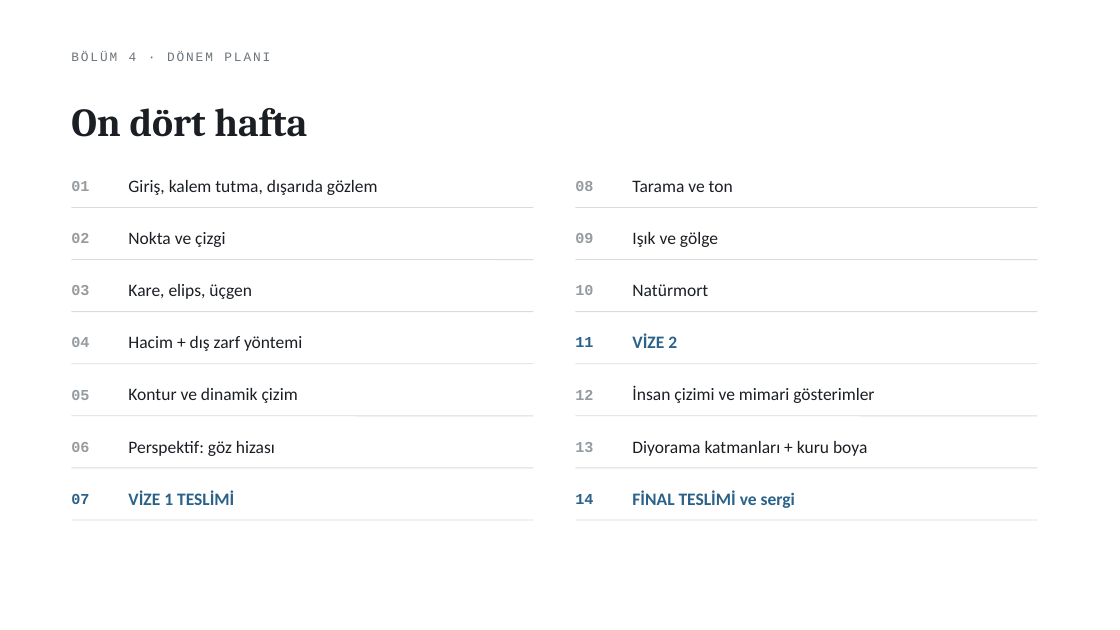
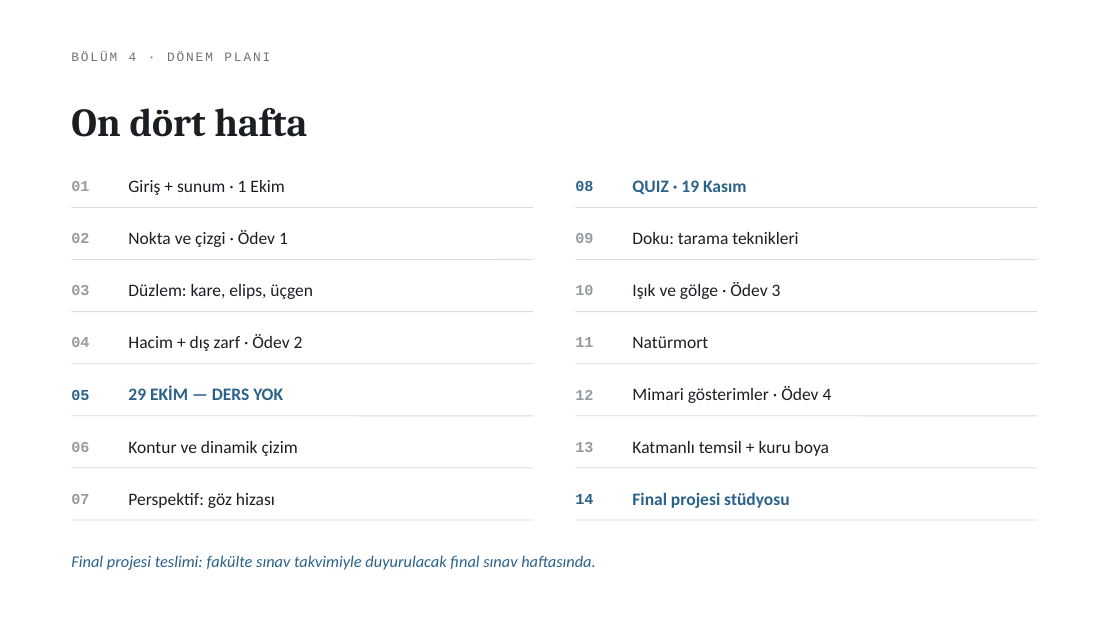
Before and after one commit to bunal91/sanat-ve-mekan, a slide deck: slide 24 of ders/serbest-cizim-teknikleri/02-1hafta-sunum.pptx. Drawn at 1120x630 pixels with LibreOffice and Linux fonts; fonts in the diff are those of the drawing. Boxes give left, top, right and bottom in pixels: in the first picture for what was removed or moved away, otherwise in the second. Text is boxed around its words. In the diff, an @@ line names an element or a change of style, - is before the commit and + after.

```diff
--- a/ders/serbest-cizim-teknikleri/02-1hafta-sunum.pptx
+++ b/ders/serbest-cizim-teknikleri/02-1hafta-sunum.pptx
@@ text "08" at (x1=575, y1=181, x2=593, y2=191): text colour #959B9F to #2A6289 @@
@@ text at (x1=128, y1=180, x2=284, y2=195): text changed @@
-Giriş, kalem tutma, dışarıda gözlem
+Giriş + sunum · 1 Ekim
@@ text at (x1=632, y1=180, x2=746, y2=195): text changed; text colour #1B1F24 to #2A6289; bold on @@
-Tarama ve ton
+QUIZ · 19 Kasım
@@ text at (x1=128, y1=230, x2=288, y2=247): text changed @@
-Nokta ve çizgi
+Nokta ve çizgi · Ödev 1
@@ text at (x1=632, y1=232, x2=798, y2=244): text changed @@
-Işık ve gölge
+Doku: tarama teknikleri
@@ text at (x1=128, y1=284, x2=313, y2=299): text changed @@
-Kare, elips, üçgen
+Düzlem: kare, elips, üçgen
@@ text added at (x1=632, y1=282, x2=781, y2=299), 15 pt, text #1B1F24 @@
+Işık ve gölge · Ödev 3
@@ text "11" at (x1=575, y1=337, x2=593, y2=347): text colour #2A6289 to #959B9F @@
@@ text at (x1=128, y1=334, x2=303, y2=351): text changed @@
-Hacim + dış zarf yöntemi
+Hacim + dış zarf · Ödev 2
@@ text removed at (x1=632, y1=334, x2=677, y2=348) @@
-VİZE 2
@@ text "05" at (x1=71, y1=390, x2=89, y2=400): text colour #959B9F to #2A6289 @@
@@ text added at (x1=128, y1=386, x2=283, y2=400), 15 pt, text #2A6289, bold @@
+29 EKİM — DERS YOK
@@ text at (x1=632, y1=386, x2=832, y2=403): text changed @@
-İnsan çizimi ve mimari gösterimler
+Mimari gösterimler · Ödev 4
@@ 3 texts moved together from (x1=128, y1=284, x2=708, y2=456) to (x1=128, y1=336, x2=708, y2=508) @@
@@ text at (x1=632, y1=441, x2=829, y2=456): text changed @@
-Diyorama katmanları + kuru boya
+Katmanlı temsil + kuru boya
@@ text "07" at (x1=71, y1=494, x2=89, y2=504): text colour #2A6289 to #959B9F @@
@@ text removed at (x1=128, y1=490, x2=234, y2=505) @@
-VİZE 1 TESLİMİ
@@ text at (x1=632, y1=492, x2=789, y2=508): text changed @@
-FİNAL TESLİMİ ve sergi
+Final projesi stüdyosu
@@ text added at (x1=71, y1=555, x2=595, y2=570), 14 pt, text #2A6289, italic @@
+Final projesi teslimi: fakülte sınav takvimiyle duyurulacak final sınav haftasında.
```
Also in this commit, not shown: 12 other slides changed, 5 slides added, 4 slides removed, 2 other files.
